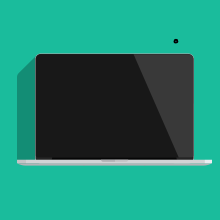
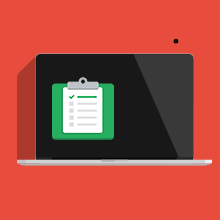
Before/after of a 220×220 layered artwork. What changed in the layer stack:
added layer "Clipboard" above "Flat MacBook" over [52, 77, 114, 140]
painted on "shadow" over [22, 55, 37, 70]
painted on "bg" over [0, 0, 220, 220]
